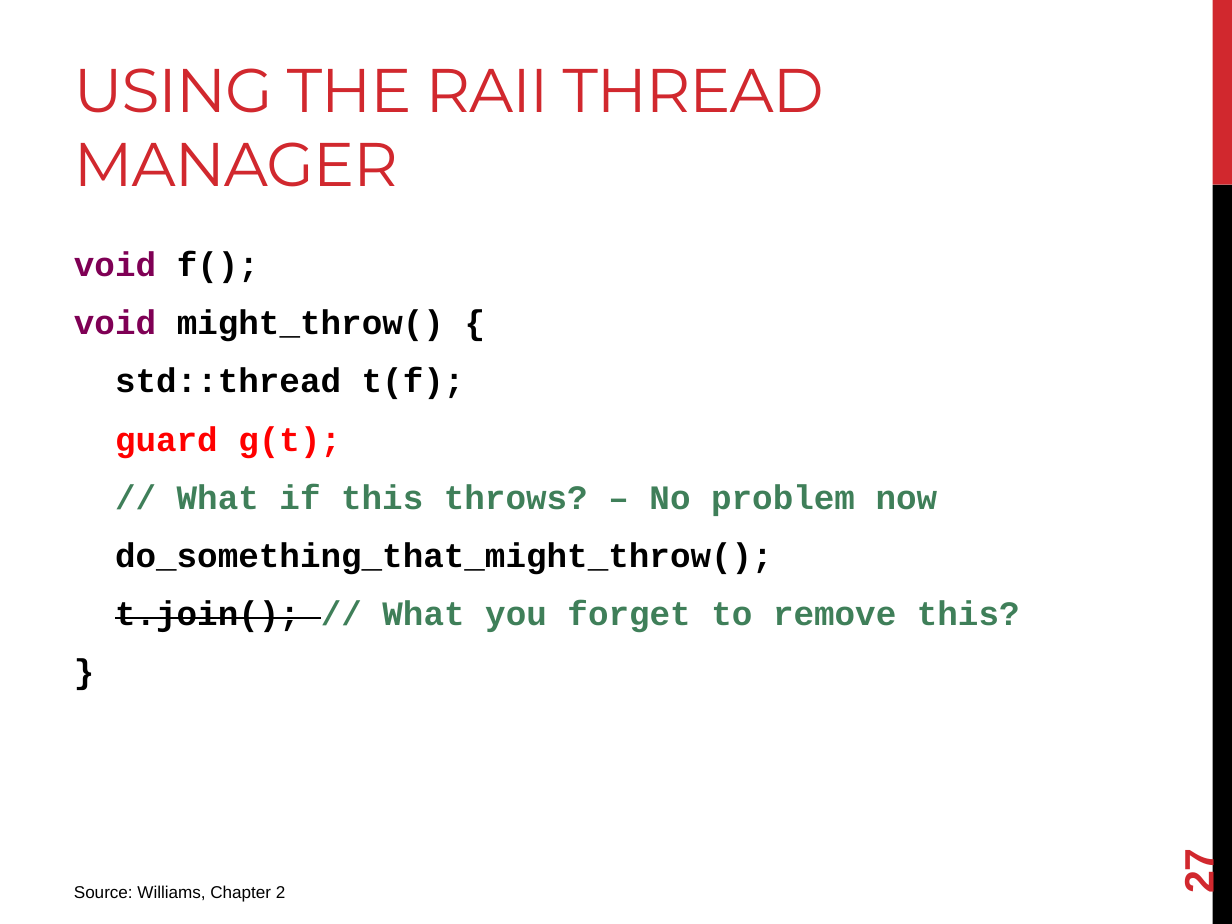
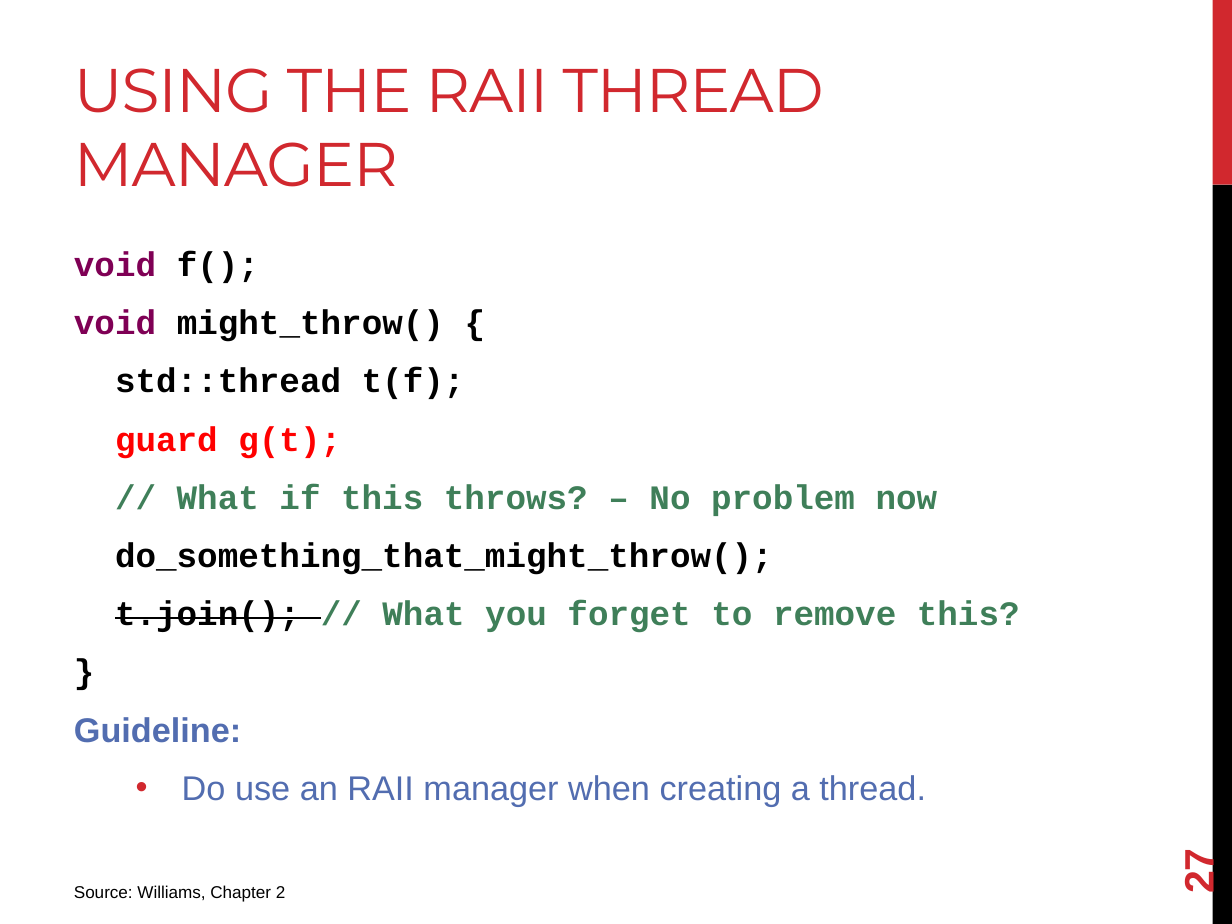
Before and after one commit to joshpeterson/DevelopingConcurrentSoftware, a slide deck: slide 27 of Lectures/Threads/Threads.pptx. Drawn at 1232x924 pixels with LibreOffice and Linux fonts; fonts in the diff are those of the drawing. Boxes give left, top, right and bottom in pixels: in the first picture for what was removed or moved away, otherwise in the second. Text is boxed around its words. In the diff, an @@ line names an element or a change of style, - is before the commit and + after.

```diff
--- a/Lectures/Threads/Threads.pptx
+++ b/Lectures/Threads/Threads.pptx
@@ text at box(74, 717, 926, 806): paragraphs added @@
+Guideline:
+  • Do use an RAII manager when creating a thread.
```
Also in this commit, not shown: 3 other slides changed, 1 slide added, 17 other files.
